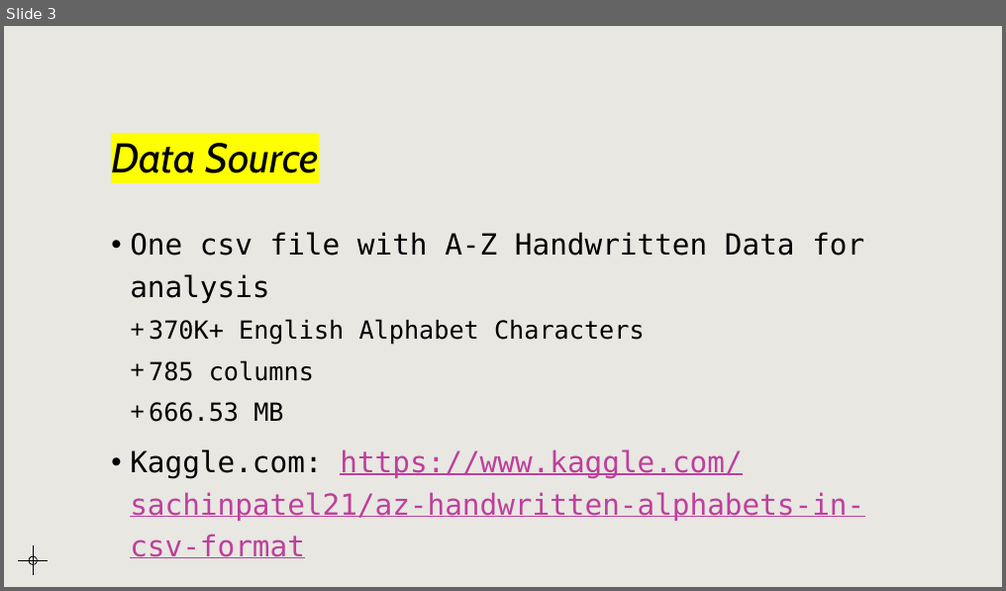
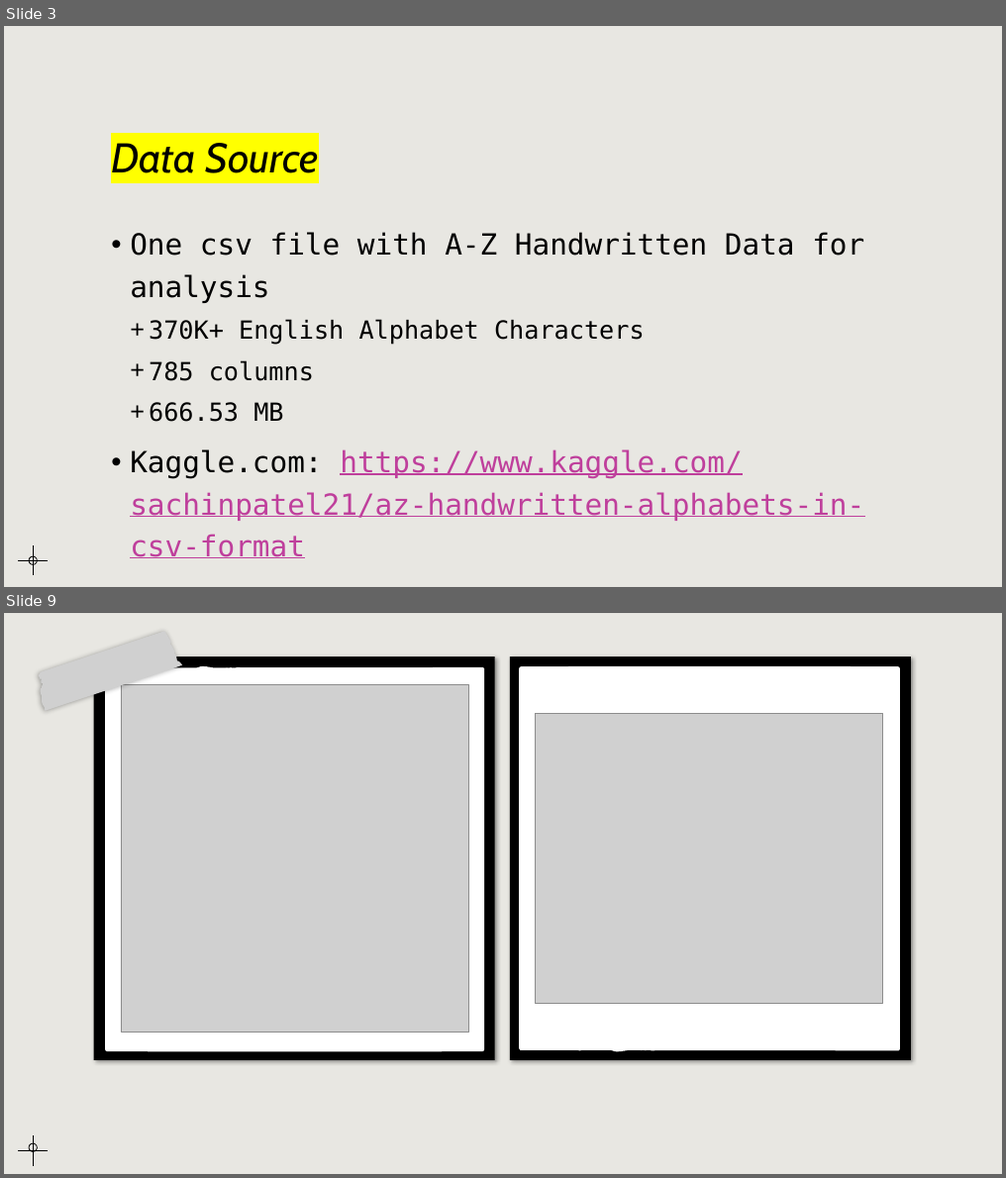
Before and after one commit to ashante112/final_project, a slide deck: Presentation.pptx. Shown one above the other, each under a label of ours: slide 3 before the commit, slides 3 and 9 after it; the slides between them are not shown. The pictures are 1006x591 and 1006x1178 pixels, drawn with LibreOffice and Linux fonts; fonts in the diff are those of the drawing; grey boxes stand for pictures. Boxes give left, top, right and bottom in pixels: in the first picture for what was removed or moved away, otherwise in the second. Text is boxed around its words. In the diff, an @@ line names an element or a change of style, - is before the commit and + after.

```diff
--- a/Presentation.pptx
+++ b/Presentation.pptx
@@ slide 9 added at [4,613,1002,1174], background #E8E7E2 @@
@@ picture added at [33,629,182,711] @@
@@ rectangle added at [94,657,495,1060], fill #000000 @@
@@ freeform shape added at [105,666,484,1053], fill #FFFFFF @@
@@ rectangle added at [510,657,912,1060], fill #000000 @@
@@ freeform shape added at [519,666,900,1052], fill #FFFFFF @@
@@ picture added at [121,684,469,1032] @@
@@ picture added at [535,713,883,1004] @@
@@ ellipse added at [29,1144,37,1152], outline #000000 0.75 pt @@
@@ line added from (33, 1166) to (33, 1137), #000000 0.75 pt @@
@@ line added from (18, 1152) to (48, 1152), #000000 0.75 pt @@
```
Also in this commit, not shown: 7 slides changed, 1 slide removed, 6 other files.
